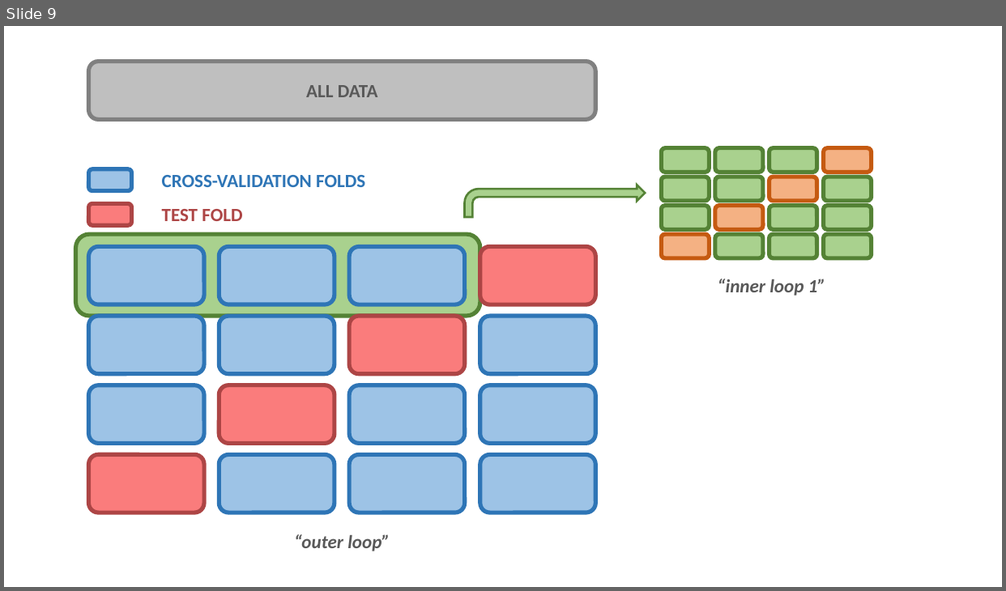
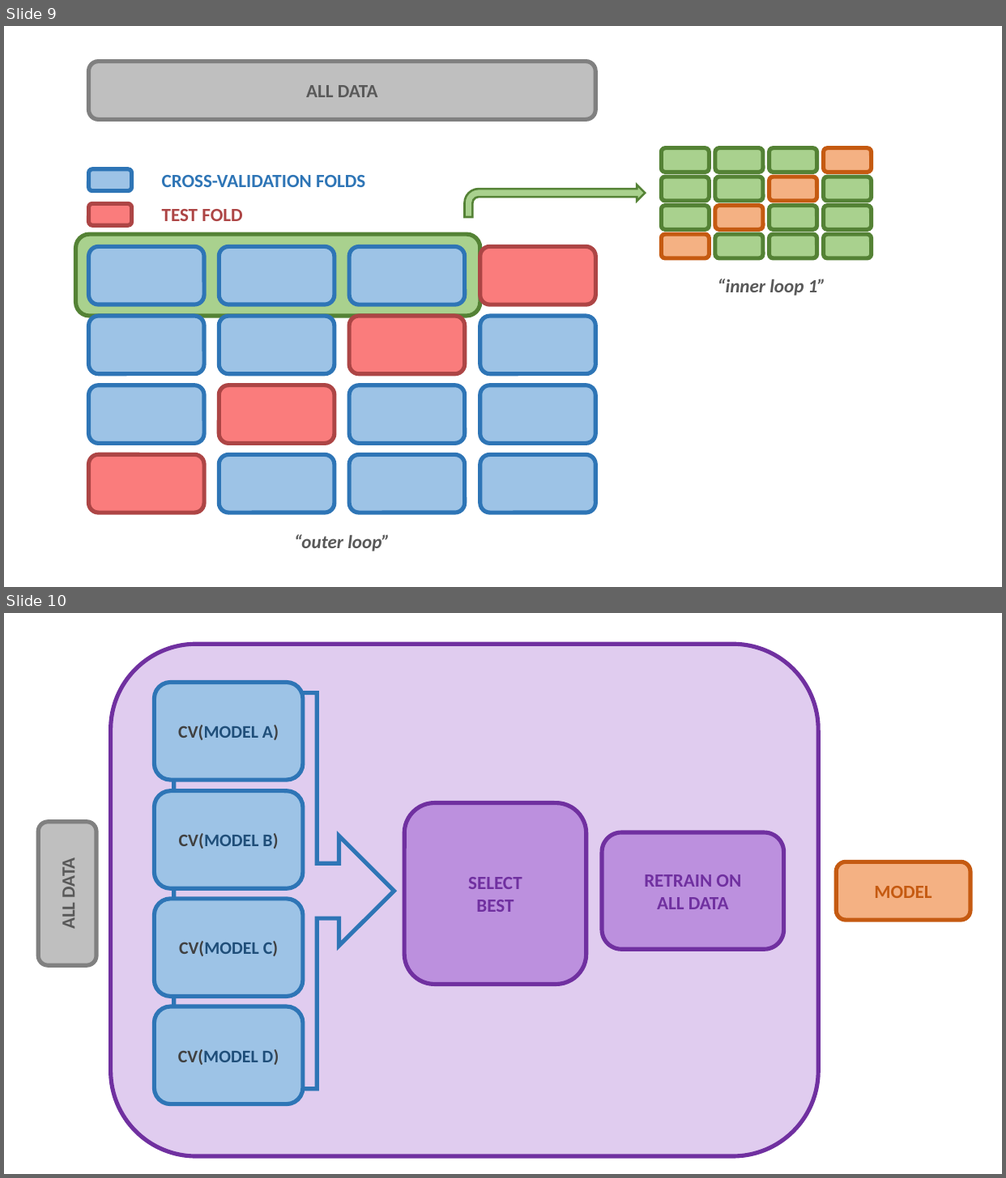
Before and after one commit to astrostatistics-in-crete/2022_summer_school, a slide deck: ML_Practices/images/ML Practices.pptx. Shown one above the other, each under a label of ours: slide 9 before the commit, slides 9 and 10 after it. The pictures are 1006x591 and 1006x1178 pixels, drawn with LibreOffice and Linux fonts; fonts in the diff are those of the drawing. Boxes give left, top, right and bottom in pixels: in the first picture for what was removed or moved away, otherwise in the second. Text is boxed around its words. In the diff, an @@ line names an element or a change of style, - is before the commit and + after.

```diff
--- a/ML_Practices/images/ML Practices.pptx
+++ b/ML_Practices/images/ML Practices.pptx
@@ slide 10 added at [4,613,1002,1174], background #FFFFFF @@
@@ rounded rectangle added at [111,644,819,1157], fill #C39BE1 at 50% opacity, outline #7030A0 4 pt @@
@@ rounded rectangle added at [39,822,97,965], fill #BFBFBF, outline #808080 4 pt, 18 pt, text #595959, bold @@
+ALL DATA
@@ group added at [155,683,784,1105]: 6 rounded rectangles, 1 right arrow callout @@
+CV(MODEL A)
+CV(MODEL B)
+CV(MODEL C)
+CV(MODEL D)
+SELECT
+BEST
+RETRAIN ON
+ALL DATA
@@ rounded rectangle added at [837,862,970,921], fill #F4B183, outline #C55A11 4 pt, 18 pt, text #C55A11, bold @@
+MODEL
```
Also in this commit, not shown: 1 slide changed, 1 other file.
